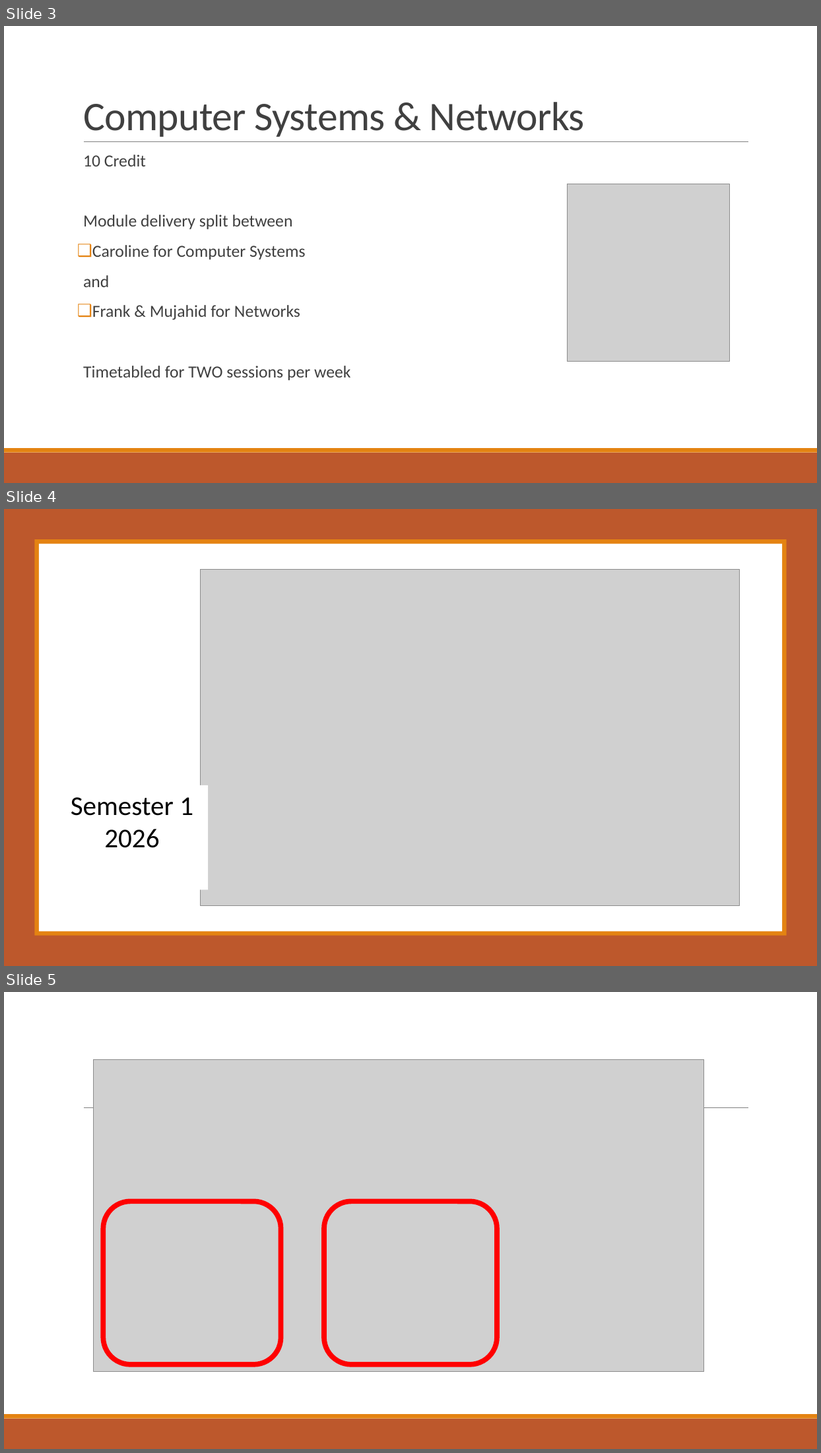
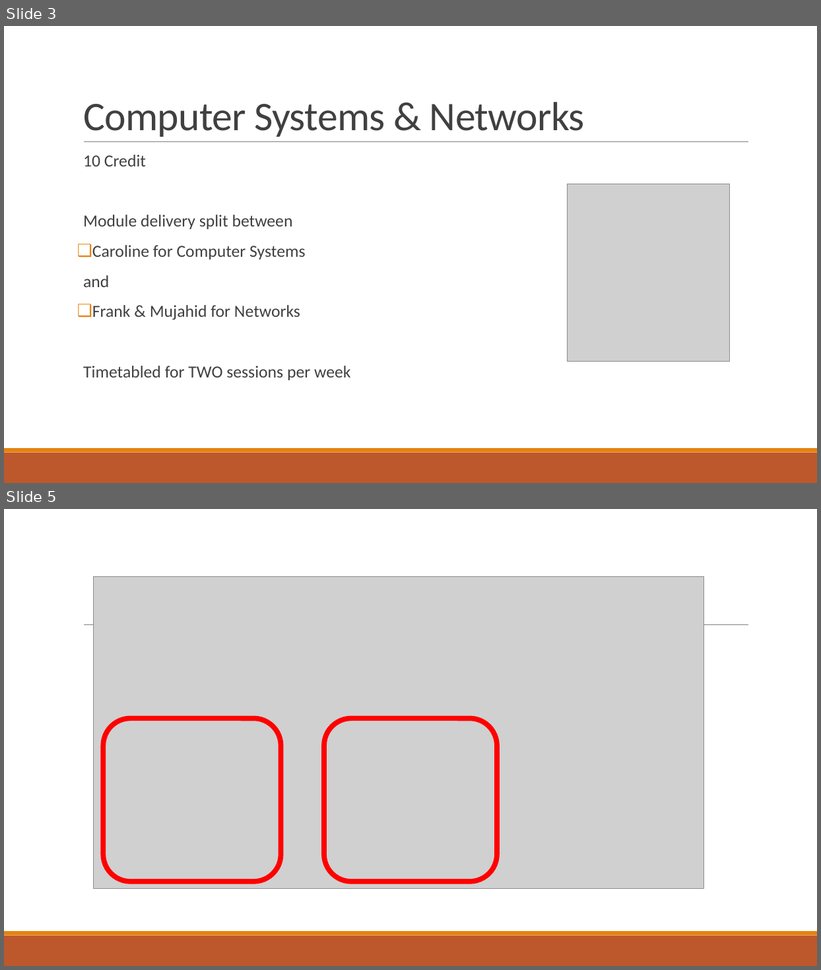
Before and after one commit to setu-comp-sci-2025/computer-systems-networks, a slide deck: admin/Jan2026_IntroPresentation.pptx. Shown one above the other, each under a label of ours: slides 3, 4 and 5 before the commit, slides 3 and 5 after it; the slides between them are not shown. The pictures are 821x1453 and 821x970 pixels, drawn with LibreOffice and Linux fonts; fonts in the diff are those of the drawing; grey boxes stand for pictures. Boxes give left, top, right and bottom in pixels: in the first picture for what was removed or moved away, otherwise in the second. Text is boxed around its words. In the diff, an @@ line names an element or a change of style, - is before the commit and + after.

```diff
--- a/admin/Jan2026_IntroPresentation.pptx
+++ b/admin/Jan2026_IntroPresentation.pptx
@@ slide 4 removed at [4,509,817,966], background #FFFFFF @@
@@ rectangle removed at [4,509,817,966] @@
@@ rectangle removed at [34,539,787,936] @@
@@ rectangle removed at [39,544,782,931] @@
@@ picture removed at [201,569,741,906] @@
@@ text removed at [71,797,193,848] @@
-Semester 1
-2026
@@ rectangle removed at [4,936,817,966] @@
@@ rectangle removed at [4,931,817,936] @@
```
Also in this commit, not shown: 1 slide added, 1 other file.
